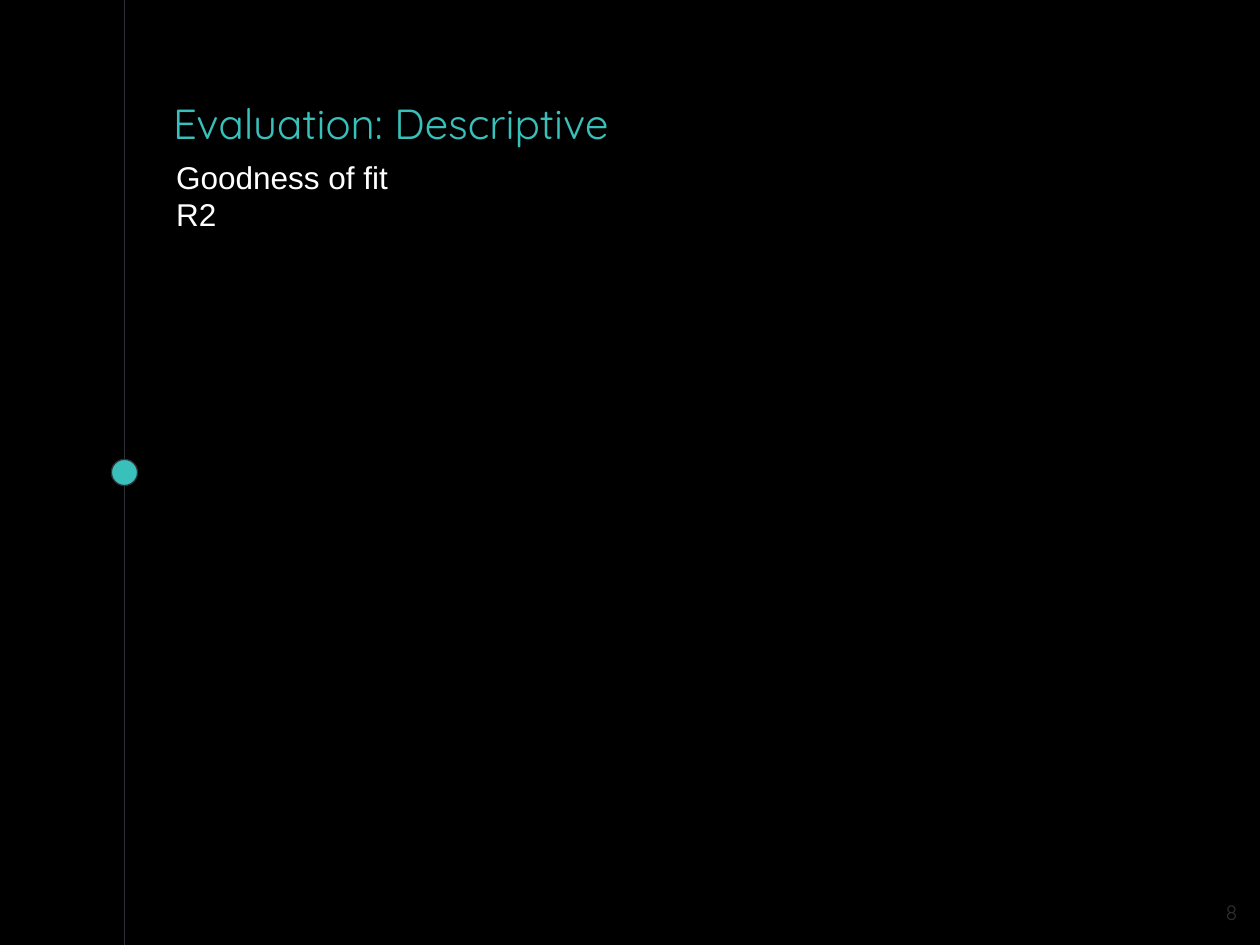
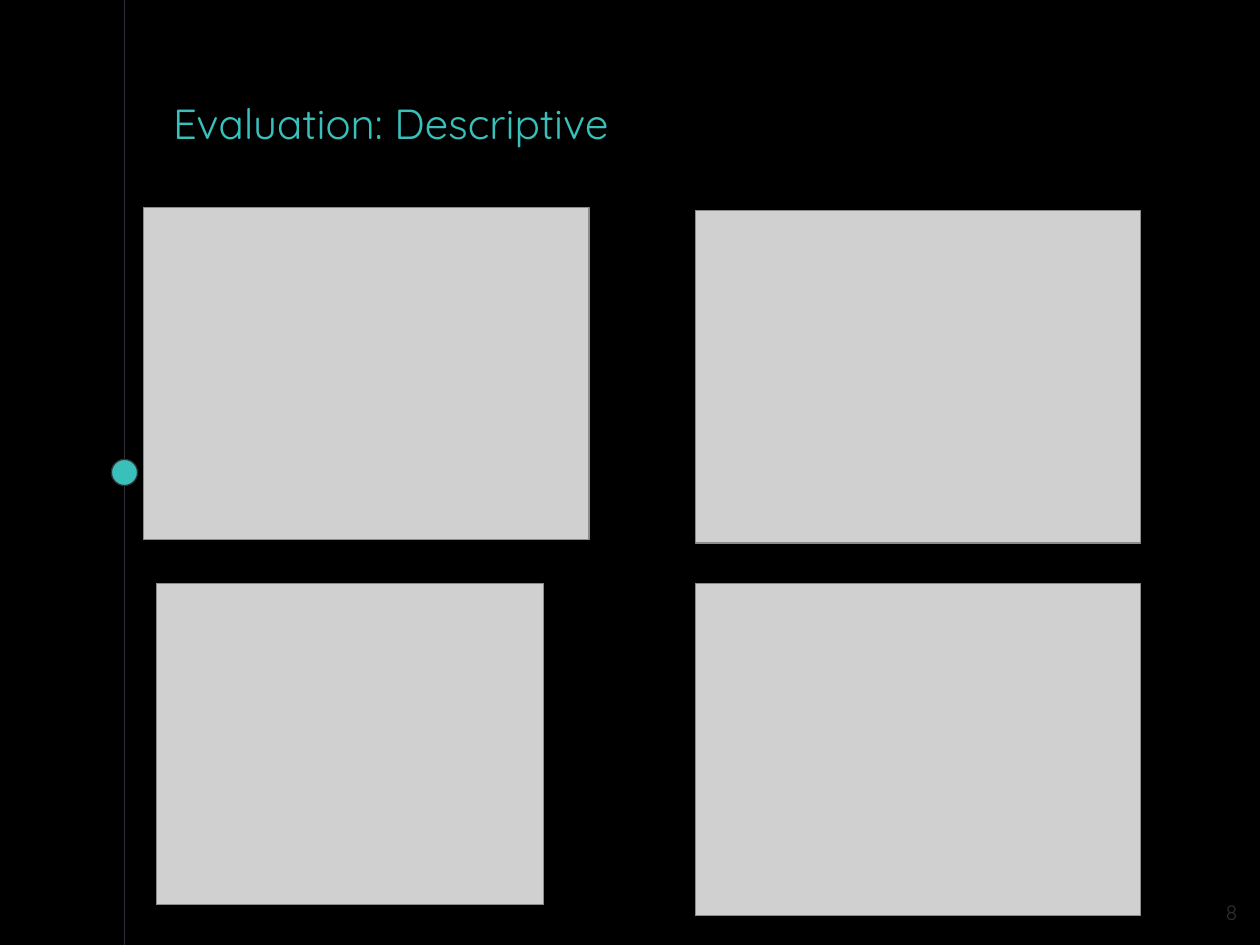
Before and after one commit to jweyers2/learningMachineLearning, a slide deck: slide 8 of 9 Documents/Presentation/AAA_presentation.pptx. Drawn at 1260x945 pixels with LibreOffice and Linux fonts; fonts in the diff are those of the drawing; grey boxes stand for pictures. Boxes give left, top, right and bottom in pixels: in the first picture for what was removed or moved away, otherwise in the second. Text is boxed around its words. In the diff, an @@ line names an element or a change of style, - is before the commit and + after.

```diff
--- a/9 Documents/Presentation/AAA_presentation.pptx
+++ b/9 Documents/Presentation/AAA_presentation.pptx
@@ text removed at <box>176,166,387,226</box> @@
-Goodness of fit
-R2
@@ picture added at <box>144,208,588,541</box> @@
@@ picture added at <box>696,210,1140,543</box> @@
@@ picture added at <box>156,583,543,905</box> @@
@@ picture added at <box>696,583,1140,916</box> @@
```
Also in this commit, not shown: 4 other slides changed, 2 slides added, 14 other files.
